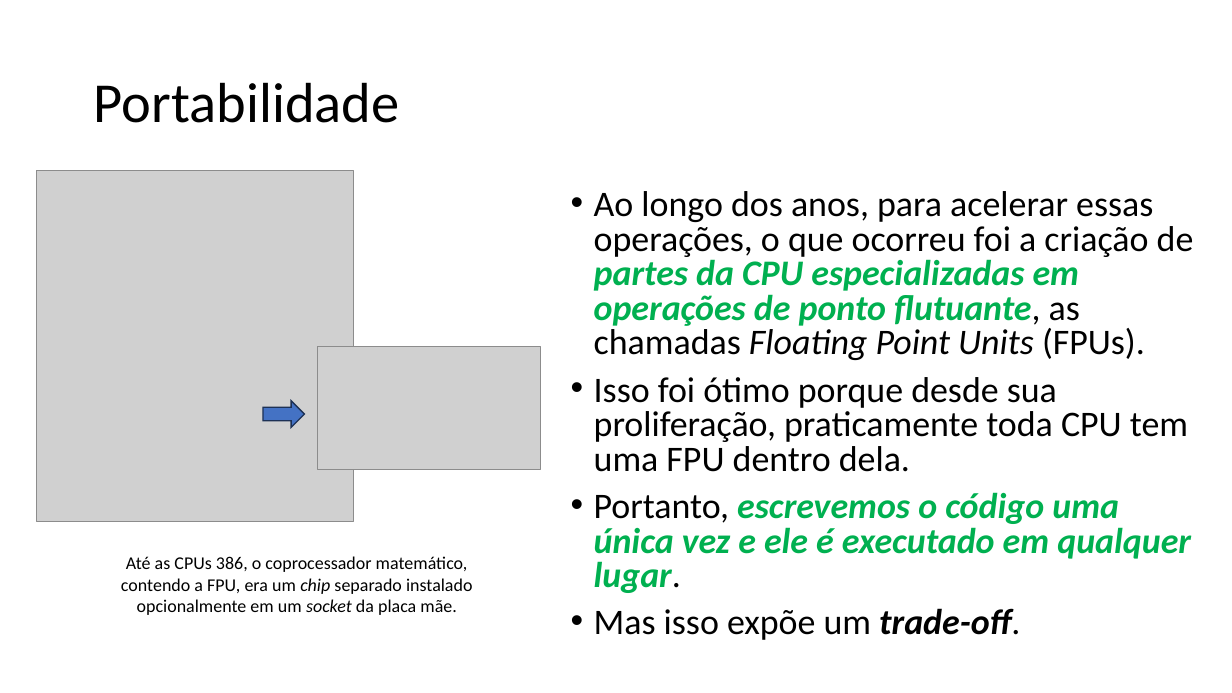
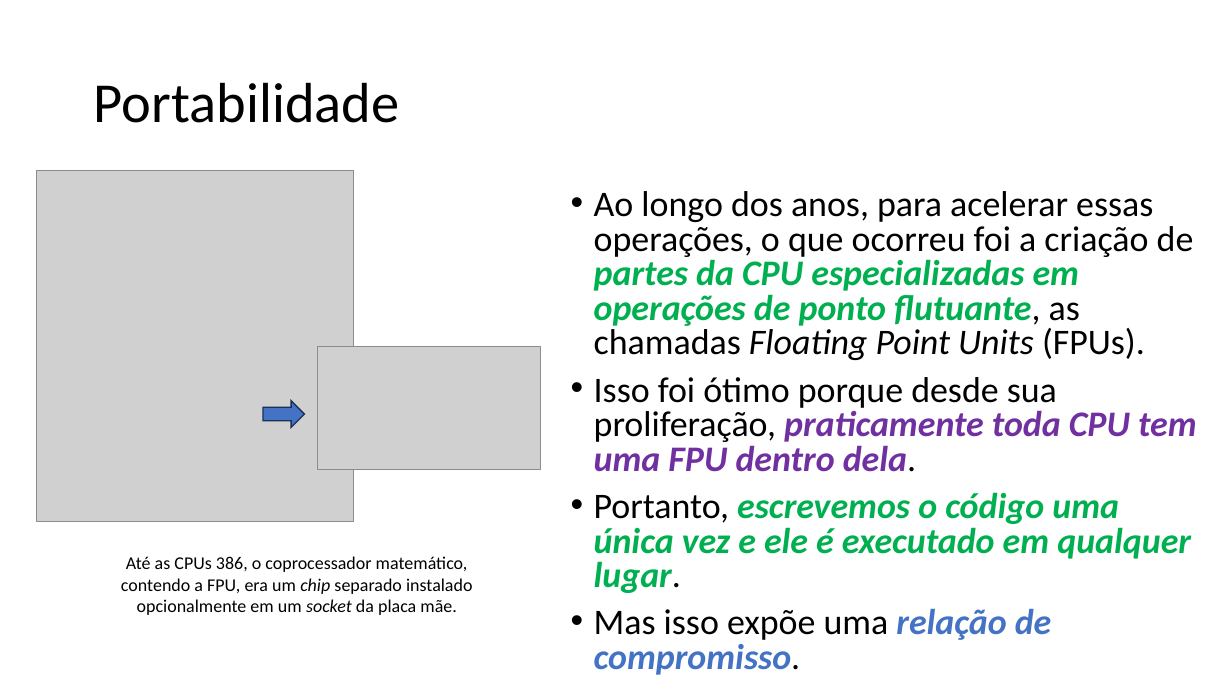
Before and after one commit to zz4fap/tp557-iot-ml, a slide deck: slide 41 of slides/TP557_2_Desafios_do_TinyML_sistemas_embarcados.pptx (slide 39 before the commit). Drawn at 1232x693 pixels with LibreOffice and Linux fonts; fonts in the diff are those of the drawing; grey boxes stand for pictures. Boxes give left, top, right and bottom in pixels: in the first picture for what was removed or moved away, otherwise in the second. Text is boxed around its words. In the diff, an @@ line names an element or a change of style, - is before the commit and + after.

```diff
--- a/slides/TP557_2_Desafios_do_TinyML_sistemas_embarcados.pptx
+++ b/slides/TP557_2_Desafios_do_TinyML_sistemas_embarcados.pptx
@@ text at <box>594,377,1197,472</box>: text colour #000000 to #7030A0, bold on, italic on in "praticamente toda CPU tem uma FPU dentro ..." @@
@@ text at <box>594,608,1052,675</box>: text changed; text colour #000000 to #4472C4; bold on; italic on @@
-• Mas isso expõe um trade-off.
+• Mas isso expõe uma relação de compromisso.
```
Also in this commit, not shown: 24 other slides changed, 4 slides added, 1 other file.
